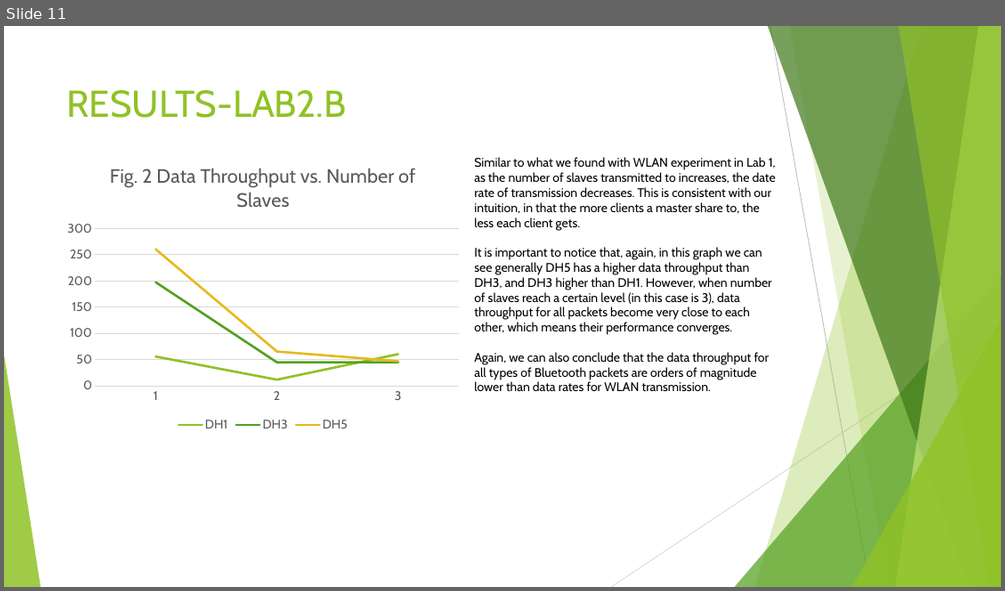
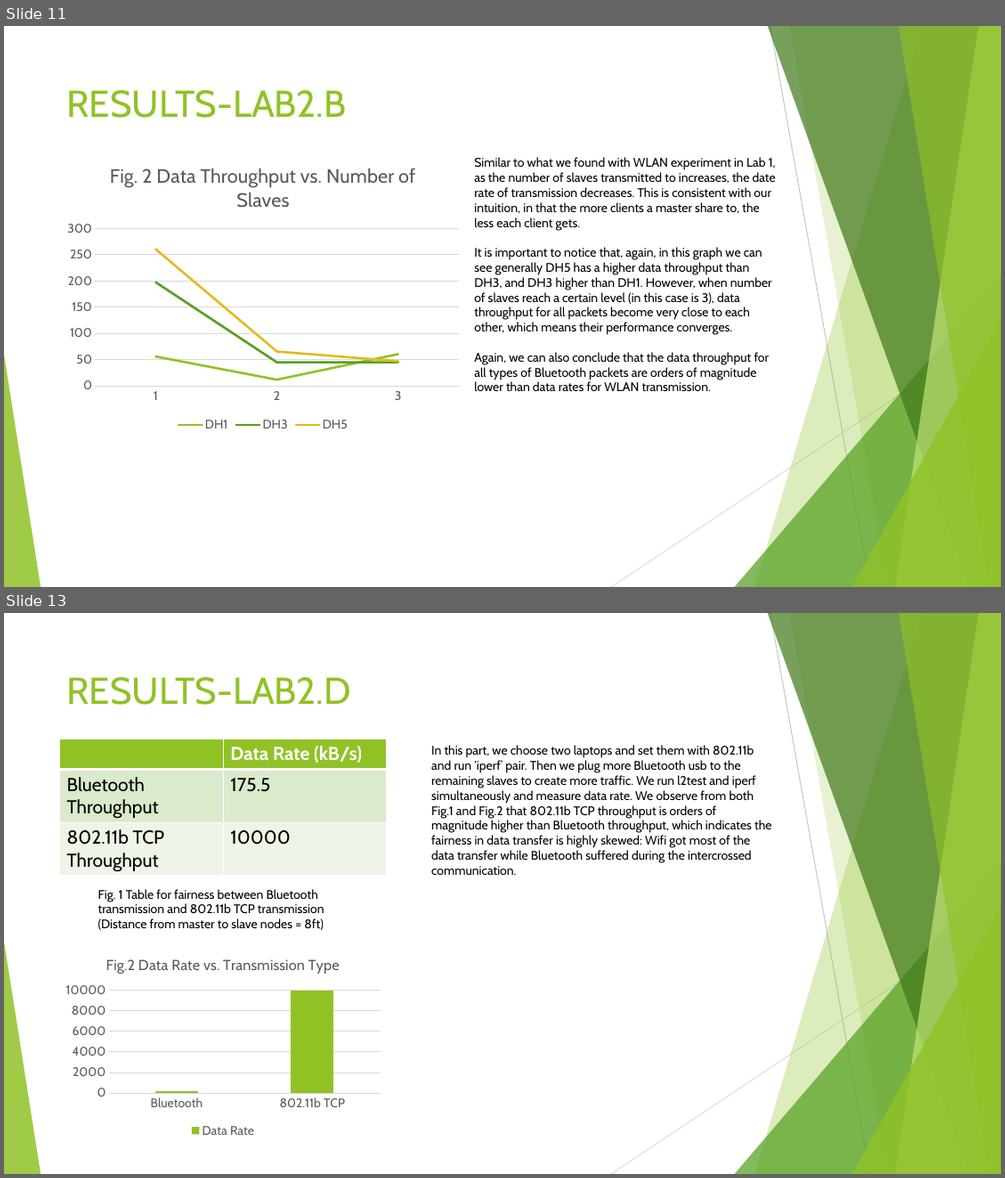
Before and after one commit to JenniferXYZ/cs-117, a slide deck: LAB REPORT.pptx. Shown one above the other, each under a label of ours: slide 11 before the commit, slides 11 and 13 after it; the slides between them are not shown. The pictures are 1005x591 and 1005x1178 pixels, drawn with LibreOffice and Linux fonts; fonts in the diff are those of the drawing. Boxes give left, top, right and bottom in pixels: in the first picture for what was removed or moved away, otherwise in the second. Text is boxed around its words. In the diff, an @@ line names an element or a change of style, - is before the commit and + after.

```diff
--- a/LAB REPORT.pptx
+++ b/LAB REPORT.pptx
@@ slide 13 added at (x1=4, y1=613, x2=1001, y2=1174), background #FFFFFF; not listed: 10 template elements that a slide beside it also shows @@
@@ title added at (x1=67, y1=677, x2=351, y2=705), 36 pt, text #90C226 @@
+RESULTS-LAB2.D
@@ table added at (x1=59, y1=738, x2=387, y2=876), 3 rows, 2 columns @@
+ | Data Rate (kB/s)
+Bluetooth Throughput | 175.5
+802.11b TCP Throughput | 10000
@@ text added at (x1=431, y1=745, x2=771, y2=875), 12 pt, text #000000 @@
+In this part, we choose two laptops and set them with 802.11b and run ‘iperf’ pair. Then we plug more Bluetooth usb to the remaining slaves to create more traffic. We run l2test and iperf simultaneously and measure data rate. We observe from both Fig.1 and Fig.2 that 802.11b TCP throughput is orders of magnitude higher than Bluetooth throughput, which indicates the fairness in data transfer is highly skewed: Wifi got most of the data transfer while Bluetooth suffered during the intercrossed communication.
@@ text added at (x1=98, y1=889, x2=324, y2=930), 12 pt, text #000000 @@
+Fig. 1 Table for fairness between Bluetooth transmission and 802.11b TCP transmission
+(Distance from master to slave nodes = 8ft)
@@ column chart added at (x1=59, y1=944, x2=387, y2=1141) @@
+title "Fig.2 Data Rate vs. Transmission Type "
+categories: Bluetooth, 802.11b TCP
+Data Rate: 200, 10000
```
Also in this commit, not shown: 5 slides changed, 2 other slides added, 2 slides removed.
